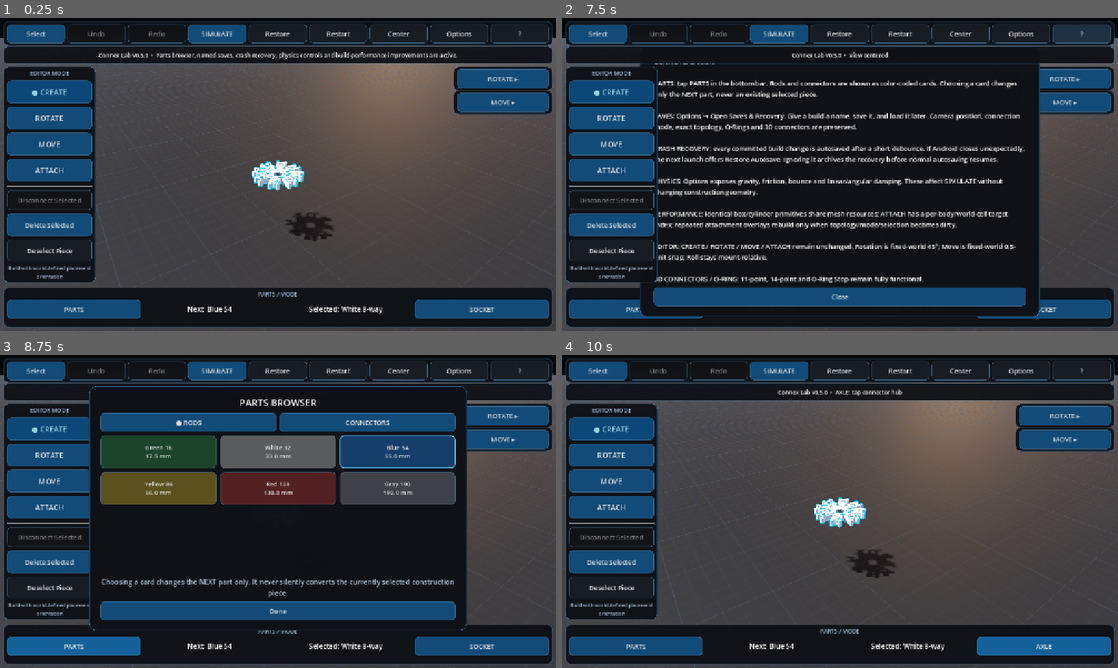
Above: before the commit, frames 1-4 (two rows, left to right).
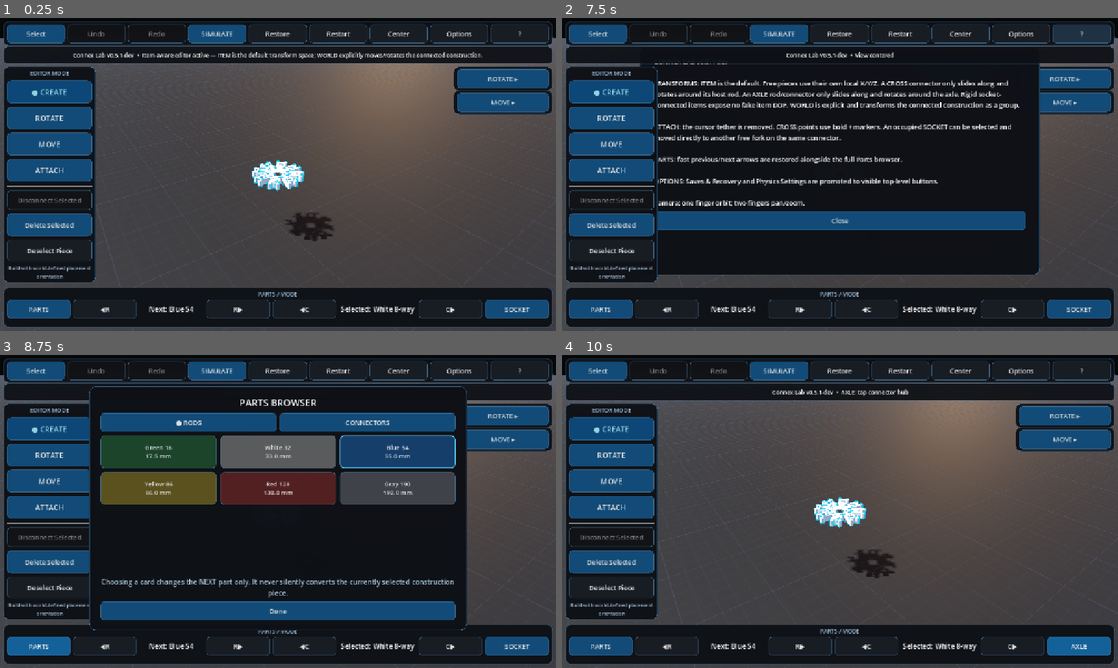
Above: after the commit, the same moments.

Repository: pixel375/connex
Game: Godot game, scene res://Main.tscn
The game is run twice, just before and just after one commit, with the same random seed, the same clock (stepped at 60 frames per second) and the same inputs.
Inputs:
- Up to frame 1 (0.25 s): no input
- Up to frame 2 (7.5 s): click "Restart" at 0.5 s; click "Restart" at 1.25 s; click "Restart" at 2 s; click "Select" at 2.75 s; click "SELECT…" at 3.5 s; click "SIMULATE" at 4.25 s; click "BUILD" at 5 s; click "Restore" at 5.75 s; click "Center" at 6.5 s; click "?" at 7.25 s
- Up to frame 3 (8.75 s): click "PARTS" at 8 s
- Up to frame 4 (10 s): click "Done" at 8.75 s; click "SOCKET" at 9.5 s

The runs differ from the first frame. In frame 1, 3.0% of the frame differs, in the area x 5-96%, y 10-96%; in frame 2, 19%; in frame 3, 2.2%; in frame 4, 2.4%.

Commit message:
chore: load v0.5.1 editor correctness layer

Diff:
--- a/Main.tscn
+++ b/Main.tscn
@@ -1,7 +1,7 @@
 [gd_scene load_steps=2 format=3]
 
 ; v0.5.0 base implementation: res://scripts/main_v050.gd
-[ext_resource type="Script" path="res://scripts/main_v050_hotfix.gd" id="1_main"]
+[ext_resource type="Script" path="res://scripts/main_v051.gd" id="1_main"]
 
 [node name="Main" type="Node3D"]
 script = ExtResource("1_main")
